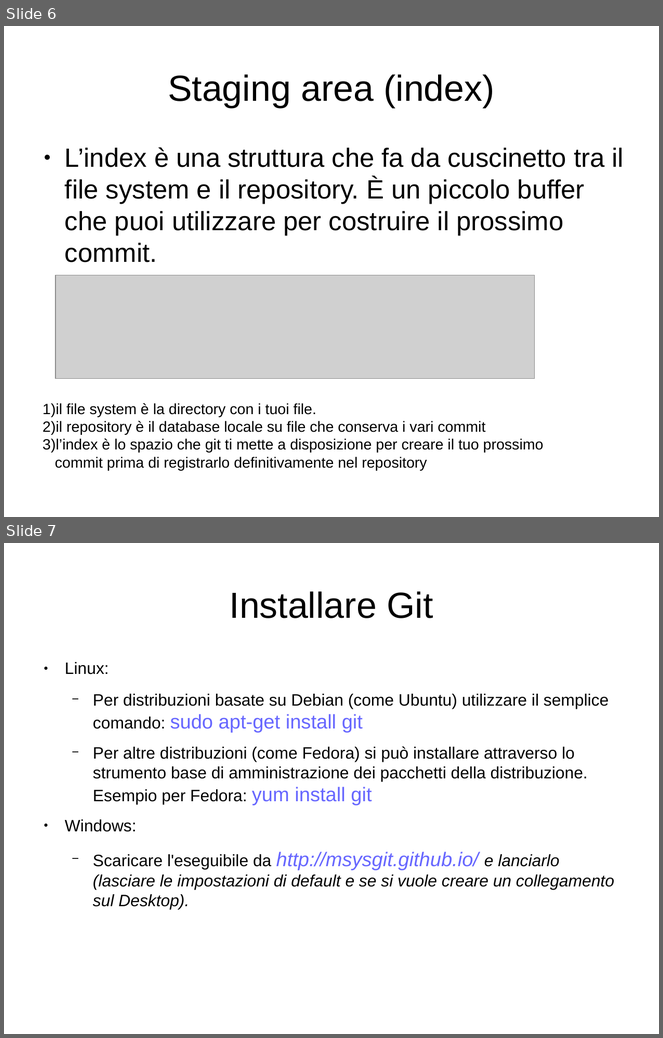
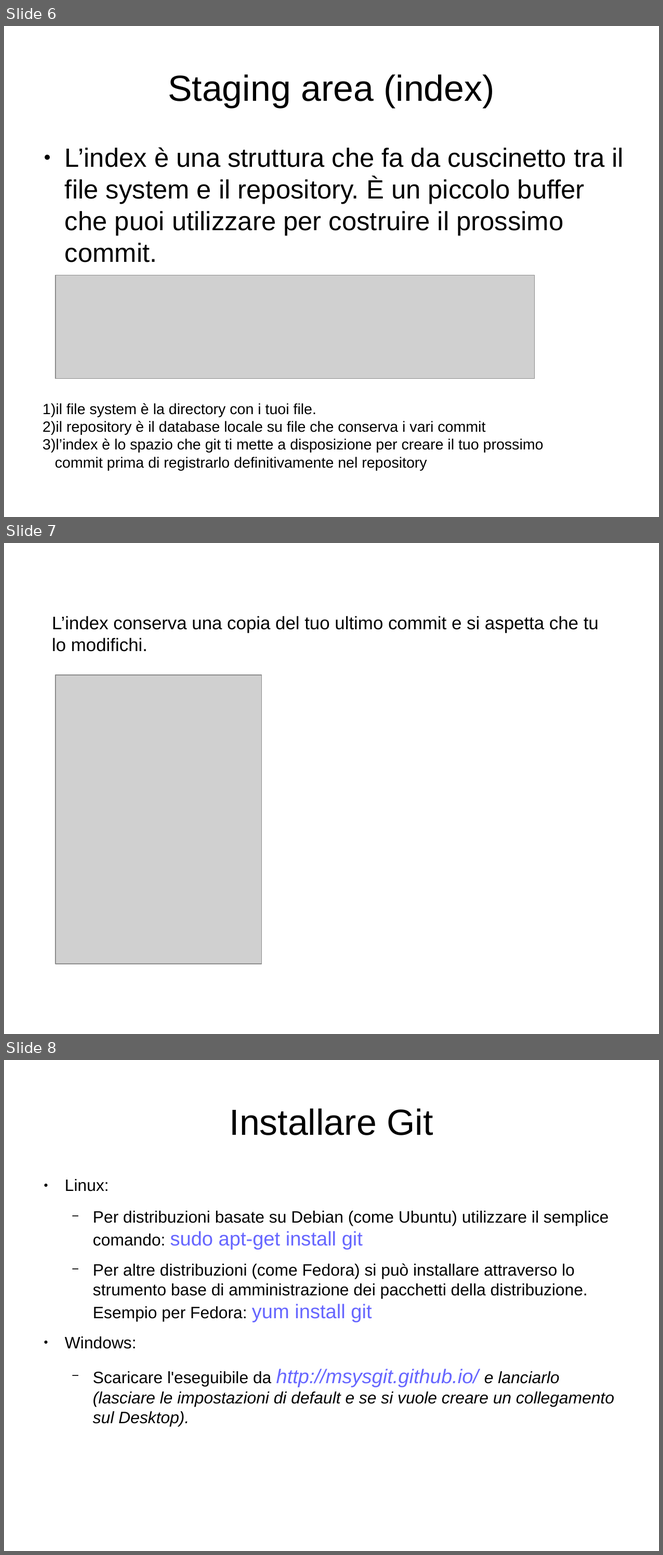
Before and after one commit to GioeleCicchini/Git-Presentation, a slide deck: presentazione git.odp. Shown one above the other, each under a label of ours: slides 6 and 7 before the commit, slides 6, 7 and 8 after it. The pictures are 663x1038 and 663x1555 pixels, drawn with LibreOffice and Linux fonts; fonts in the diff are those of the drawing; grey boxes stand for pictures. Boxes give left, top, right and bottom in pixels: in the first picture for what was removed or moved away, otherwise in the second. Text is boxed around its words. In the diff, an @@ line names an element or a change of style, - is before the commit and + after.

```diff
--- a/presentazione git.odp
+++ b/presentazione git.odp
@@ slide 7 added at bbox=[4, 543, 659, 1034], background #FFFFFF @@
@@ text added at bbox=[52, 616, 599, 652], 22 pt, text #000000 @@
+L’index conserva una copia del tuo ultimo commit e si aspetta che tu lo modifichi.
@@ picture added at bbox=[55, 675, 262, 964] @@
@@ what was slide 7 is now slide 8 @@
```
Also in this commit, not shown: 4 slides changed.
